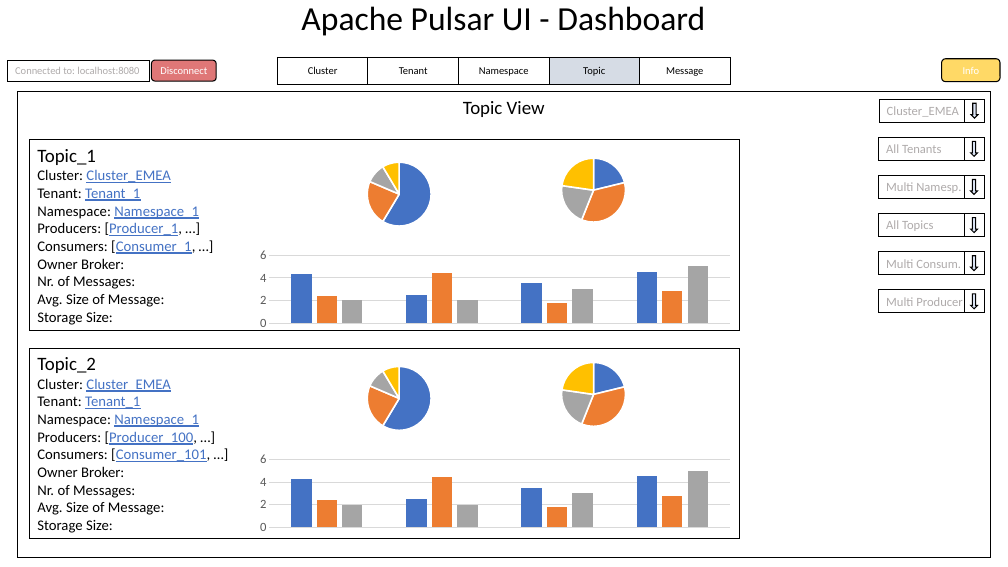
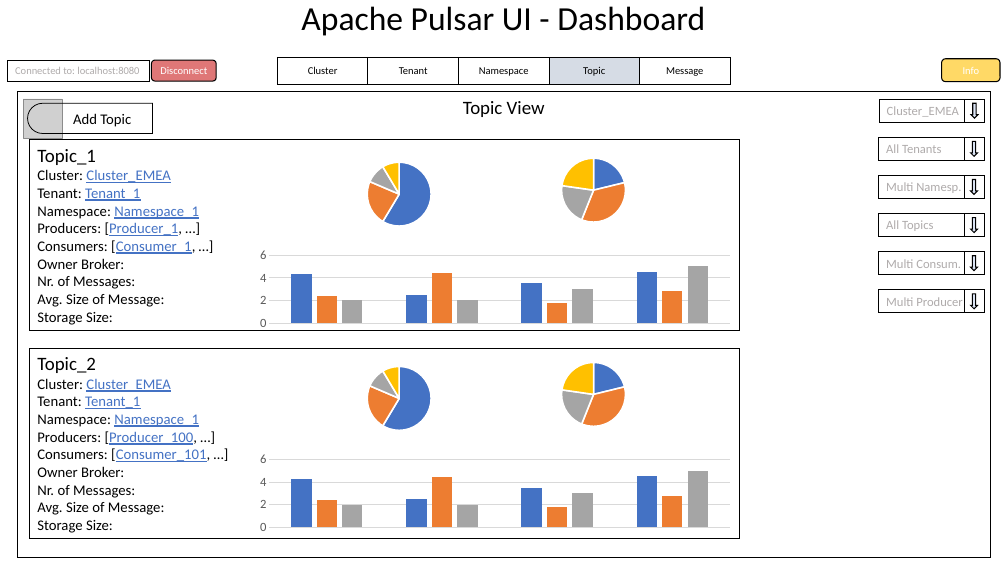
Before and after one commit to amosproj/amos2023ss01-apache-pulsar-ui, a slide deck: slide 6 of Documentation/amos_mockup.pptx. Drawn at 1008x567 pixels with LibreOffice and Linux fonts; fonts in the diff are those of the drawing; grey boxes stand for pictures. Boxes give left, top, right and bottom in pixels: in the first picture for what was removed or moved away, otherwise in the second. Text is boxed around its words. In the diff, an @@ line names an element or a change of style, - is before the commit and + after.

```diff
--- a/Documentation/amos_mockup.pptx
+++ b/Documentation/amos_mockup.pptx
@@ picture added at bbox=[23, 99, 63, 138] @@
@@ round same rect added at bbox=[28, 103, 152, 133], outline #000000 0.75 pt, 14 pt, text #000000 @@
+Add Topic
```
Also in this commit, not shown: 3 other slides changed, 2 slides added, 1 other file.
